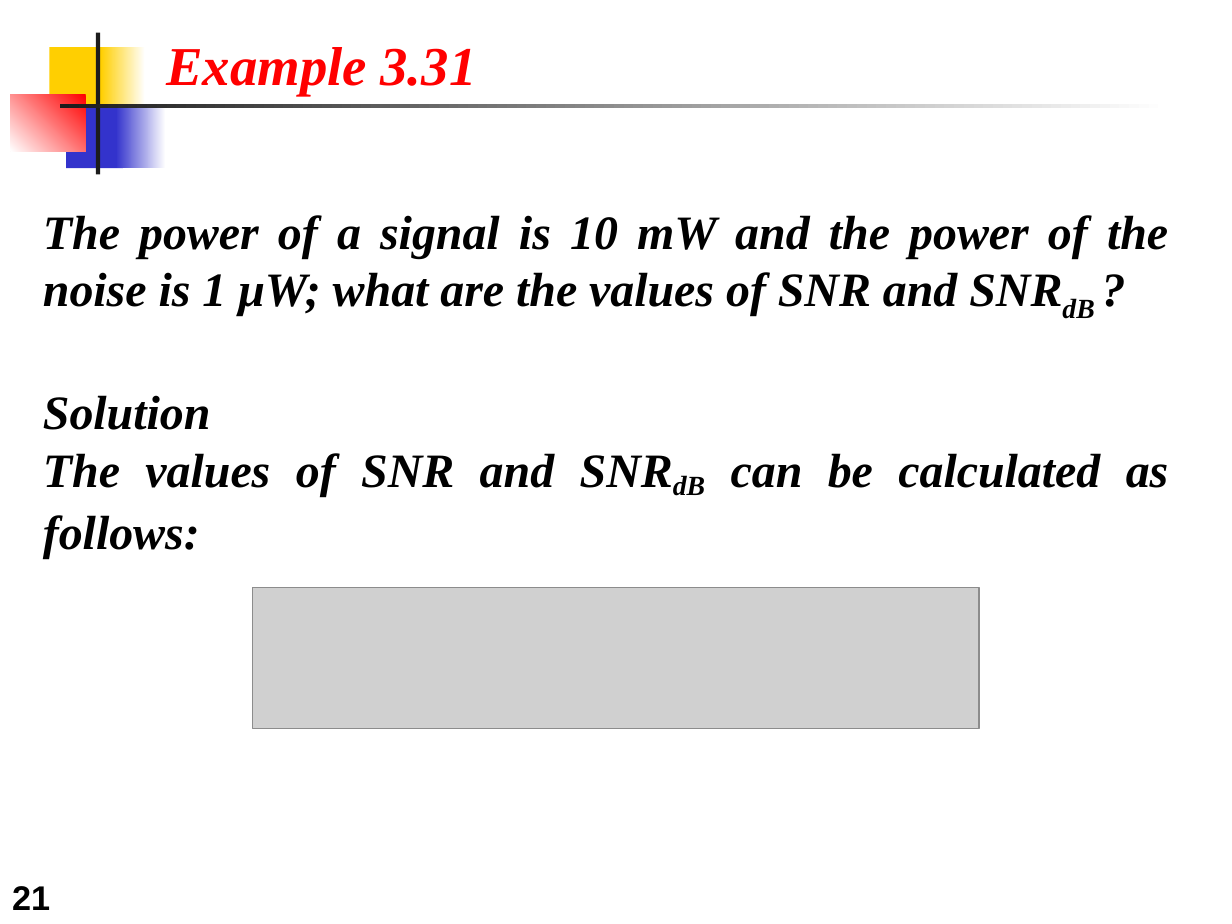
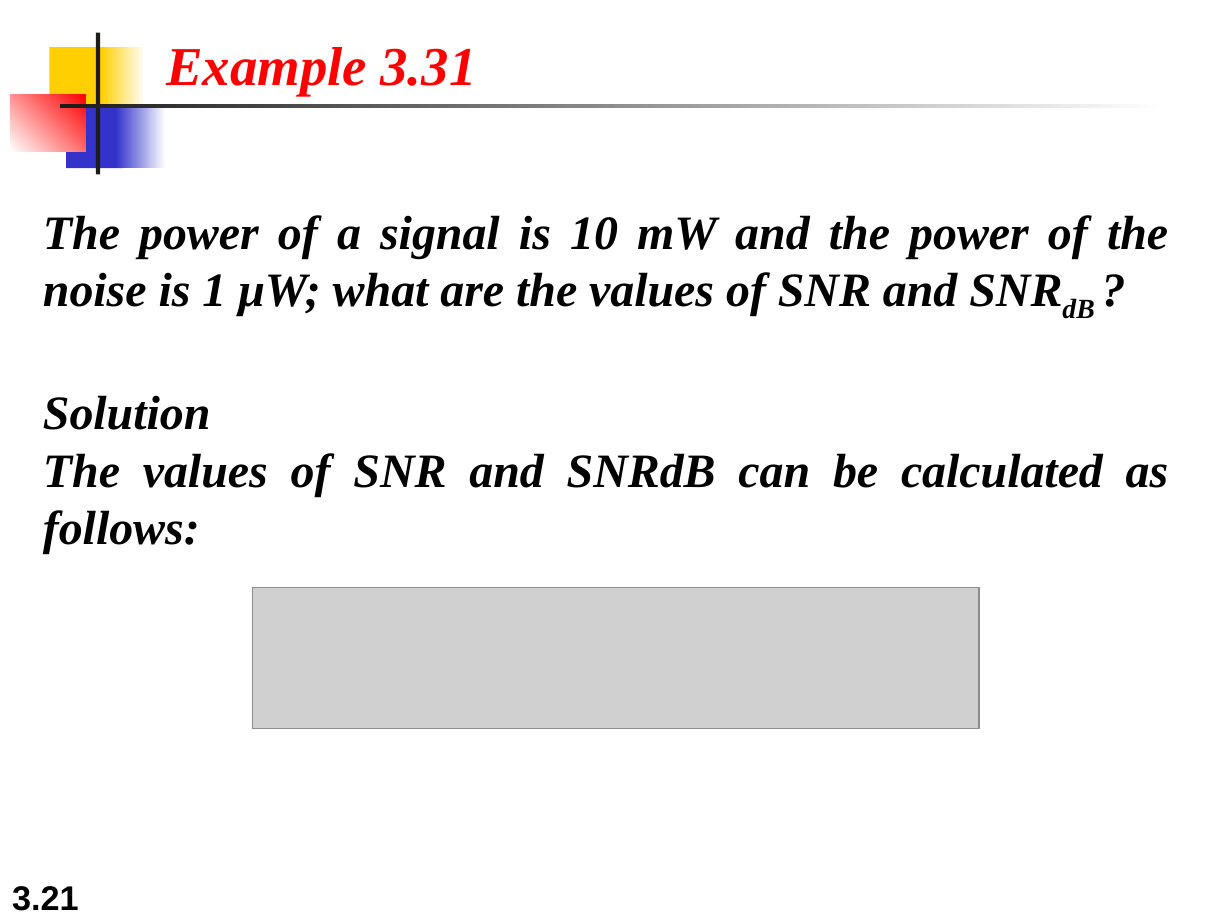
Before and after one commit to alzobaer/ICE-3262, a slide deck: slide 21 of Communication Engineering/Slides/Lecture-4 (Transmission Impairment).ppt. Drawn at 1232x924 pixels with LibreOffice and Linux fonts; fonts in the diff are those of the drawing; grey boxes stand for pictures. Boxes give left, top, right and bottom in pixels: in the first picture for what was removed or moved away, otherwise in the second. Text is boxed around its words. In the diff, an @@ line names an element or a change of style, - is before the commit and + after.

```diff
--- a/Communication Engineering/Slides/Lecture-4 (Transmission Impairment).ppt
+++ b/Communication Engineering/Slides/Lecture-4 (Transmission Impairment).ppt
@@ text at (43,453,1169,554): now on the baseline in "SNRdB" @@
@@ page number at (12,886,79,911): text changed @@
-21
+3.21
```
Also in this commit, not shown: 7 other slides changed, 41 other files.
